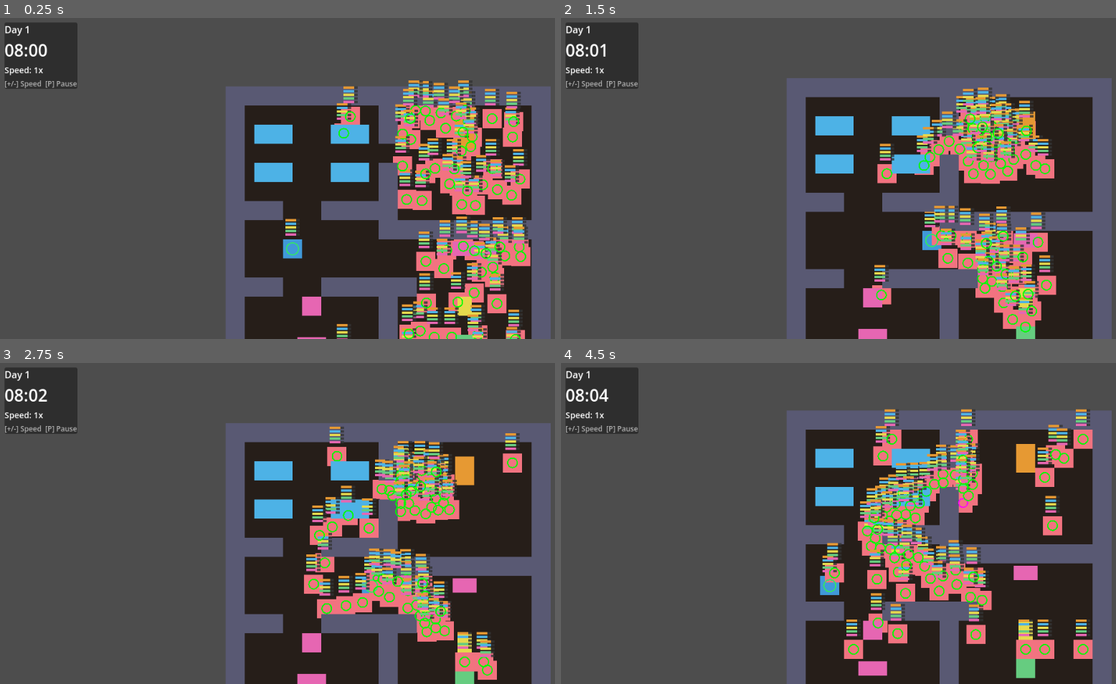
Above: before the commit, frames 1-4 (two rows, left to right).
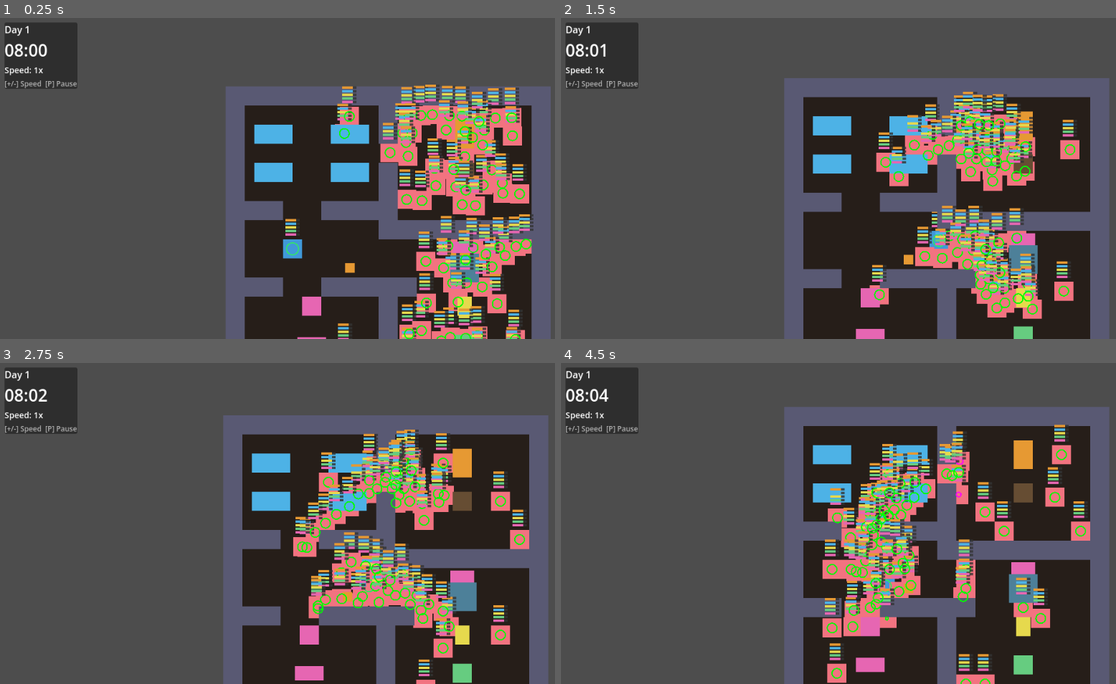
Above: after the commit, the same moments.

Repository: NikkiKoole/simgodot
Game: Godot game, scene res://scenes/main.tscn
The game is run twice, just before and just after one commit, with the same random seed, the same clock (stepped at 60 frames per second) and the same inputs.
Inputs (mouse positions are in pixels of both pictures, inside the frame that each line leads up to):
- Up to frame 1 (0.25 s): no input
- Up to frame 2 (1.5 s): tap Enter at 0.5 s; move the mouse to (971, 162) at 0.52 s; hold D (move_right) 0.53-1.25 s; tap E (interact) at 0.6 s; click (971, 162) at 0.67 s; drag from (733, 194) to (832, 127) at 1.27 s
- Up to frame 3 (2.75 s): move the mouse to (344, 452) at 2.02 s; hold D (move_right) from 2.03 s (still down); tap E (interact) at 2.1 s
- Up to frame 4 (4.5 s): release D (move_right) at 2.75 s; drag from (816, 587) to (910, 472) at 2.77 s; move the mouse to (1016, 571) at 3.52 s; hold A (move_left) 3.53-4.25 s; tap E (interact) at 3.6 s; drag from (672, 475) to (1027, 459) at 4.27 s

The runs differ from the first frame. In frame 1, 8.6% of the frame differs, in the area x 60-97%, y 19-100%; in frame 2, 13%; in frame 3, 22%; in frame 4, 22%, in the area x 40-100%, y 13-100%.

Commit message:
feat: Add ASCII map support for Container, ItemEntity, and Station
- Add O=Container, i=Item, W=Station to level.gd ASCII map parser
- Add spawn functions for new object types
- Update AGENTS.md with ASCII map documentation and future considerations
- Add example objects to world map for manual testing

Diff:
--- a/scripts/level.gd
+++ b/scripts/level.gd
@@ -17,20 +17,24 @@
 var tv_scene: PackedScene = preload("res://scenes/objects/tv.tscn")
 var computer_scene: PackedScene = preload("res://scenes/objects/computer.tscn")
 var bookshelf_scene: PackedScene = preload("res://scenes/objects/bookshelf.tscn")
+var container_scene: PackedScene = preload("res://scenes/objects/container.tscn")
+var item_entity_scene: PackedScene = preload("res://scenes/objects/item_entity.tscn")
+var station_scene: PackedScene = preload("res://scenes/objects/station.tscn")
 
 # ASCII map of the world - '#' = wall, ' ' = floor, 'P' = player start
 # Object markers: B=bed, F=fridge, T=toilet, S=shower, V=tv, C=computer, K=bookshelf
+# New objects: O=container, i=item, W=station (workstation)
 const WORLD_MAP := """
 #################
 #       #       #
 # B   B #   F   #
 #               #
-# B   B #       #
+# B   B #   O   #
 #       #       #
 ###  ####       #
 #       #########
 #  P        V   #
-#               #
+#     i     W   #
 ###  #####      #
 #   C   #   T   #
 #       #       #
@@ -124,6 +128,15 @@
 				"K":
 					_spawn_object(bookshelf_scene, pos)
 					walkable_positions.append(pos)
+				"O":
+					_spawn_container(pos)
+					walkable_positions.append(pos)
+				"i":
+					_spawn_item(pos)
+					walkable_positions.append(pos)
+				"W":
+					_spawn_station(pos)
+					walkable_positions.append(pos)
 				" ":
 					walkable_positions.append(pos)
 					wander_positions.append(pos)
@@ -135,6 +148,31 @@
 	obj.position = pos
 	add_child(obj)
 	all_objects.append(obj)
+
+
+func _spawn_container(pos: Vector2, container_name: String = "Storage") -> ItemContainer:
+	var container: ItemContainer = container_scene.instantiate()
+	container.position = pos
+	container.container_name = container_name
+	add_child(container)
+	return container
+
+
+func _spawn_item(pos: Vector2, item_tag: String = "raw_food") -> ItemEntity:
+	var item: ItemEntity = item_entity_scene.instantiate()
+	item.position = pos
+	item.item_tag = item_tag
+	item.location = ItemEntity.ItemLocation.ON_GROUND
+	add_child(item)
+	return item
+
+
+func _spawn_station(pos: Vector2, station_tag: String = "counter") -> Station:
+	var station: Station = station_scene.instantiate()
+	station.position = pos
+	station.station_tag = station_tag
+	add_child(station)
+	return station
 
 func _create_wall(pos: Vector2) -> void:
 	var wall := StaticBody2D.new()
Not shown, changed: AGENTS.md
